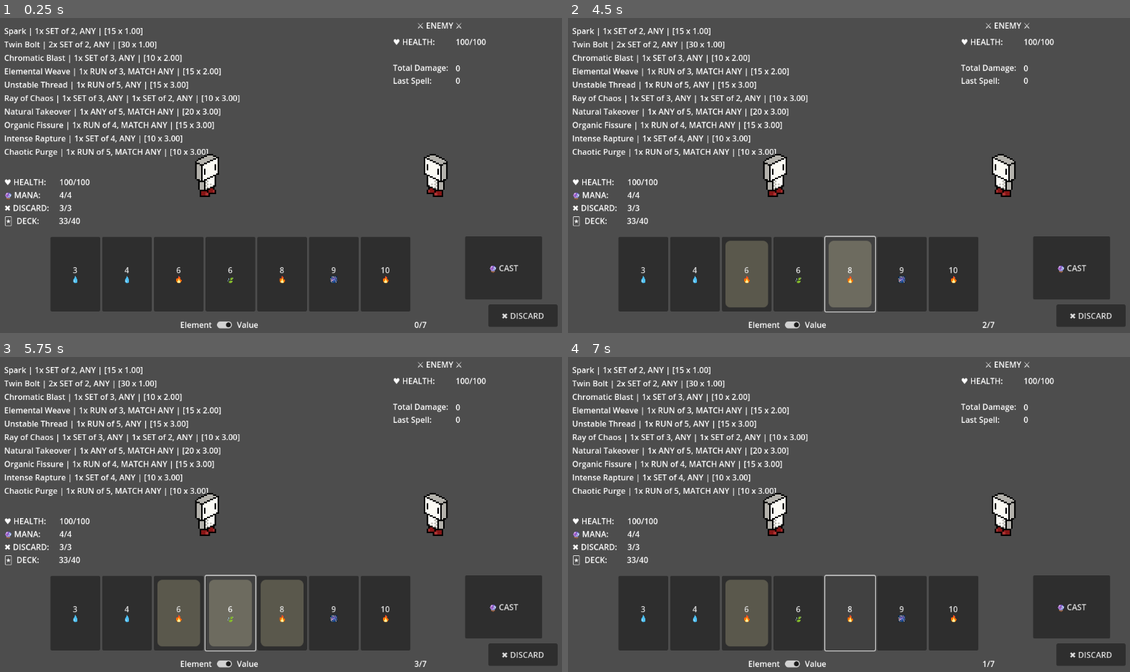
Above: before the commit, frames 1-4 (two rows, left to right).
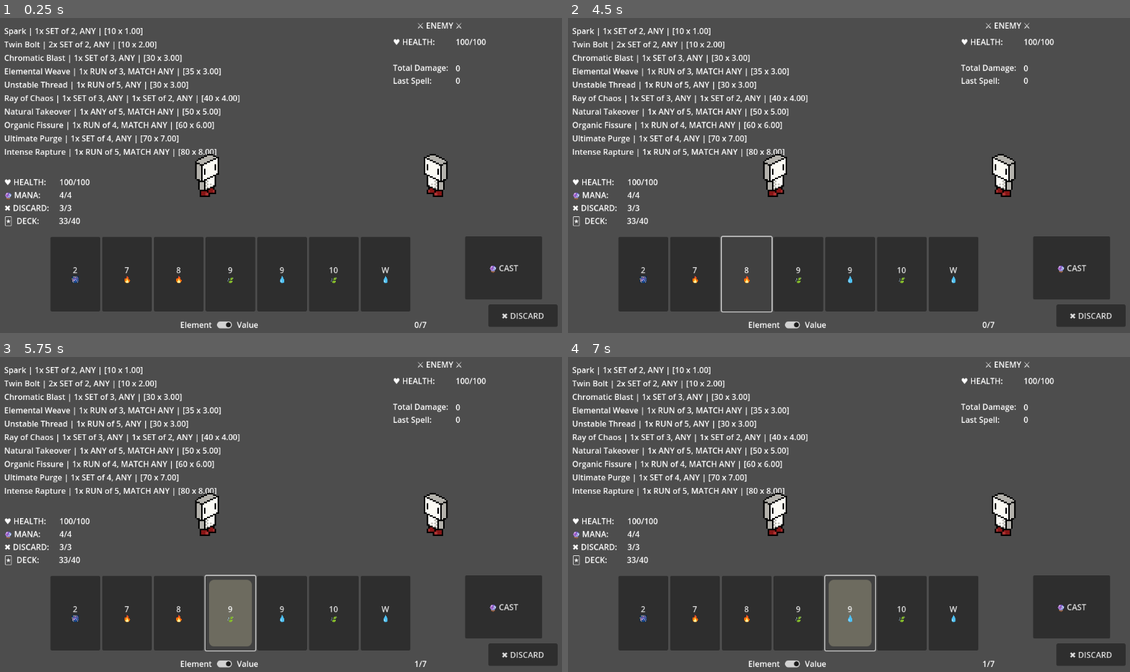
Above: after the commit, the same moments.

Repository: itsdotnickscott/wizard_card_game
Game: Godot game, scene res://scenes/battle.tscn
Same seed, same stepped clock (60 frames per second), same inputs: the game is played once before the commit and once after it.
Inputs (mouse positions are in pixels of both pictures, inside the frame that each line leads up to):
- Up to frame 1 (0.25 s): no input
- Up to frame 2 (4.5 s): click (641, 273) at 0.5 s, where only the run before the commit has a clickable "3 💧"; click (641, 273) at 1.25 s, where only the run after the commit has a clickable "2 🎆"; click (697, 273) at 2 s, where only the run before the commit has a clickable "4 💧"; click (697, 273) at 2.75 s, where only the run after the commit has a clickable "7 🔥"; click (747, 273) at 3.5 s, where only the run before the commit has a clickable "6 🔥"; click "8 🔥" at 4.25 s
- Up to frame 3 (5.75 s): click (230, 612) at 5 s, where only the run before the commit has a clickable "6 🍃"
- Up to frame 4 (7 s): click (798, 612) at 5.75 s, where only the run after the commit has a clickable "9 🍃"; click (849, 612) at 6.5 s, where only the run after the commit has a clickable "9 💧"

The runs differ from the first frame. In frame 1, 1.1% of the frame differs, in the area x 0-70%, y 3-85%; in frame 2, 4.6%, in the area x 0-75%, y 3-99%; in frame 3, 4.3%; in frame 4, 4.3%.

Commit message:
initial balance adjustments
calculated dmg values for spells based on probabilities

Diff:
--- a/scripts/analysis.gd
+++ b/scripts/analysis.gd
@@ -1,8 +1,6 @@
 class_name Analysis extends Resource
 
 
-const LOW_CARD = 2
-const HIGH_CARD = 11
 const HAND_SIZE = 7
 
 
@@ -41,7 +39,7 @@
 
 	var best_hand := []
 
-	var samples := 2000
+	var samples := 10000
 
 	for i in range(samples):
 		deck.shuffle()
@@ -56,7 +54,7 @@
 
 			if dmg < min_dmg:
 				min_dmg = dmg
-			elif dmg > max_dmg:
+			if dmg > max_dmg:
 				max_dmg = dmg
 				best_hand = cards
 
@@ -65,7 +63,7 @@
 	print("%d (%0.2f%%)" % [result, float(result) / samples * 100])
 	print("\tBest Hand: ", best_hand)
 	print("\tMin Dmg: ", min_dmg)
-	print("\tAvg Dmg/Cast: %0.2f" % [tot_dmg / result])
+	print("\tAvg Dmg: %0.2f" % [tot_dmg / result])
 	print("\tMax Dmg: ", max_dmg)
 	print("\tExpected Value: %0.2f" % [tot_dmg / samples])
 
@@ -134,11 +132,28 @@
 
 ## Returns the first [Spell] that can be case from the given [param hand].
 static func get_valid_spell(spells: Array[Spell], hand: Array[Card], exact: bool) -> Spell:
+	var valid := []
 	for spell in spells:
 		if is_valid_spell(spell, hand, exact):
-			return spell
-
-	return null
+			valid.append(spell)
+
+	if valid.is_empty():
+		return null
+	elif valid.size() > 1:
+		var best: Spell = valid[0]
+		var high: float = calc_dmg(get_hand_from_spell(valid[0], hand), valid[0])
+		print(high)
+		for spell in valid.slice(1):
+			var scoring_hand := get_hand_from_spell(spell, hand)
+			var dmg := calc_dmg(scoring_hand, spell)
+
+			if dmg > high:
+				best = spell
+				high = dmg
+
+		return best
+	else:
+		return valid[0]
 
 
 ## Returns [code]true[/code] if given [param hand] works for [param spell].
@@ -200,7 +215,7 @@
 	for i in range(spell.parts()):
 		combinations.append(get_valid_combinations(spell, i, combos[i]))
 
-	var hands := build_valid_hands(combinations)
+	var hands := build_valid_hands(combinations, spell)
 
 	if hands.is_empty():
 		return []
@@ -231,6 +246,7 @@
 	# ie. a 2-pair could represent [[Card(2,0), Card(2,1)], [Card(3,0), Card(3,1)]]
 	for combo in combos:
 		var used := []
+		var sets := []
 
 		# A small hand represents one part of the combo ie. [Card(2,0), Card(2,1)]
 		for small_hand in combo:
@@ -241,10 +257,16 @@
 				if card in used:
 					unique = false
 					break
+				if spell.rank_combo[part] == Spell.RankCombo.SET and card.rank in sets:
+					unique = false
+					break
 				used.append(card)
 
 			if not unique:
 				break
+
+			if spell.rank_combo[part] == Spell.RankCombo.SET:
+				sets.append(small_hand[0].rank)
 
 		# If used has every unique card needed to cast then add to valid combinations
 		if used.size() == spell.card_amt[part] * spell.quantity[part]:
@@ -252,7 +274,7 @@
 	return valid
 
 
-static func build_valid_hands(combos: Array, part: int=0, hand: Array=[]) -> Array:
+static func build_valid_hands(combos: Array, spell: Spell, part:=0, hand:=[]) -> Array:
 	# Base case: if we've reached the last part then we've constructed a unique hand
 	if part == combos.size():
 		return [hand]
@@ -268,7 +290,7 @@
 				break
 
 		if unique:
-			var finished_hand = build_valid_hands(combos, part + 1, hand + small_hand)
+			var finished_hand = build_valid_hands(combos, spell, part + 1, hand + small_hand)
 			# Recursive case: if a card is unique it shows up as an empty array
 			if not finished_hand.is_empty():
 				hands += finished_hand
@@ -320,7 +342,7 @@
 				# Check if W and 2 can be bridged first
 				if card.rank == 11:
 					for r in runs:
-						if r[0].rank == 2:
+						if r[0].rank == 2 and r[-1].rank != 11:
 							if _check_elem_combo(spell.elem_combo[part], r[-1], card):
 								r.append(card)
 								break
--- a/scripts/player.gd
+++ b/scripts/player.gd
@@ -130,5 +130,5 @@
 	max_deck_size = deck.size()
 	spellbook = Spell.get_all_spells() #_create_base_spellbook()
 	var analysis = Analysis.new(Spell.get_all_spells(), deck)
-	#var analysis = Analysis.new([Spell.get_from_id("ray")], deck)
+	#var analysis = Analysis.new([Spell.get_from_id("bolt")], deck)
 	analysis.analyze_spells()
--- a/scripts/spell.gd
+++ b/scripts/spell.gd
@@ -53,61 +53,61 @@
 		"spark": Spell.new(
 			"Spark",
 			[Spell.RankCombo.SET], [Spell.ElemCombo.ANY],
-			[2], [1], 15, 1.0
+			[2], [1], 10, 1.0
 		),
 
 		"bolt": Spell.new(
 			"Twin Bolt",
 			[Spell.RankCombo.SET], [Spell.ElemCombo.ANY],
-			[2], [2], 30, 1.0
+			[2], [2], 10, 2.0
 		),
 
 		"blast": Spell.new(
 			"Chromatic Blast",
 			[Spell.RankCombo.SET], [Spell.ElemCombo.ANY],
-			[3], [1], 10, 2.0
+			[3], [1], 30, 3.0
 		),
 
 		"weave": Spell.new(
 			"Elemental Weave",
 			[Spell.RankCombo.RUN], [Spell.ElemCombo.MATCH_ANY],
-			[3], [1], 15, 2.0
+			[3], [1], 35, 3.0
 		),
 
 		"thread": Spell.new(
 			"Unstable Thread",
 			[Spell.RankCombo.RUN], [Spell.ElemCombo.ANY],
-			[5], [1], 15, 3.0
+			[5], [1], 30, 3.0
 		),
 
-		"ray": Spell.new(
+		"chaos": Spell.new(
 			"Ray of Chaos",
 			[Spell.RankCombo.SET, Spell.RankCombo.SET], [Spell.ElemCombo.ANY, Spell.ElemCombo.ANY],
-			[3, 2], [1, 1], 10, 3.0
+			[3, 2], [1, 1], 40, 4.0
 		),
 
 		"takeover": Spell.new(
 			"Natural Takeover",
 			[Spell.RankCombo.ANY], [Spell.ElemCombo.MATCH_ANY],
-			[5], [1], 20, 3.0
+			[5], [1], 50, 5.0
 		),
 
 		"fissure": Spell.new(
 			"Organic Fissure",
 			[Spell.RankCombo.RUN], [Spell.ElemCombo.MATCH_ANY],
-			[4], [1], 15, 3.0
+			[4], [1], 60, 6.0
+		),
+
+		"purge": Spell.new(
+			"Ultimate Purge",
+			[Spell.RankCombo.SET], [Spell.ElemCombo.ANY],
+			[4], [1], 70, 7.0
 		),
 
 		"rapture": Spell.new(
 			"Intense Rapture",
-			[Spell.RankCombo.SET], [Spell.ElemCombo.ANY],
-			[4], [1], 10, 3.0
-		),
-
-		"purge": Spell.new(
-			"Chaotic Purge",
 			[Spell.RankCombo.RUN], [Spell.ElemCombo.MATCH_ANY],
-			[5], [1], 10, 3.0
+			[5], [1], 80, 8.0
 		),
 	}
 
